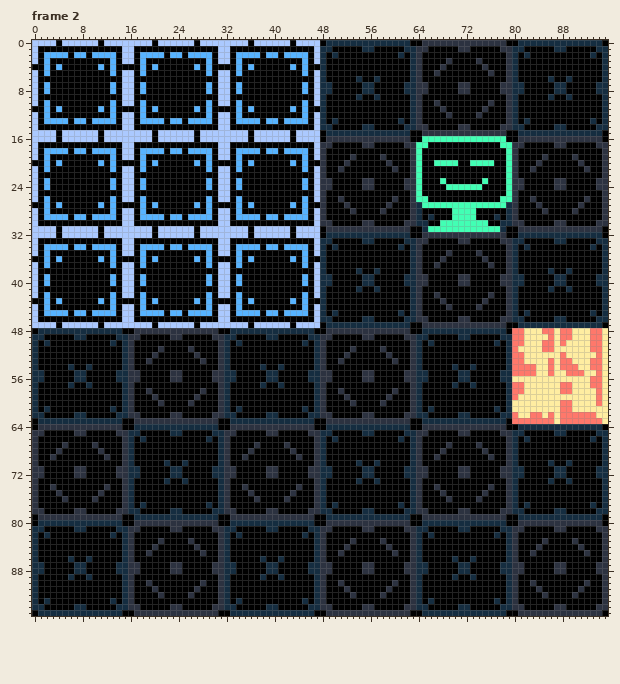
Edited in one commit: pixel-art file (assets/tilemap/character.aseprite). Above, as it was before the edit.
96x96 pixels, 4 frames. Shown: frame 2. The commit also changed other frames, which this record leaves out.
After the commit:
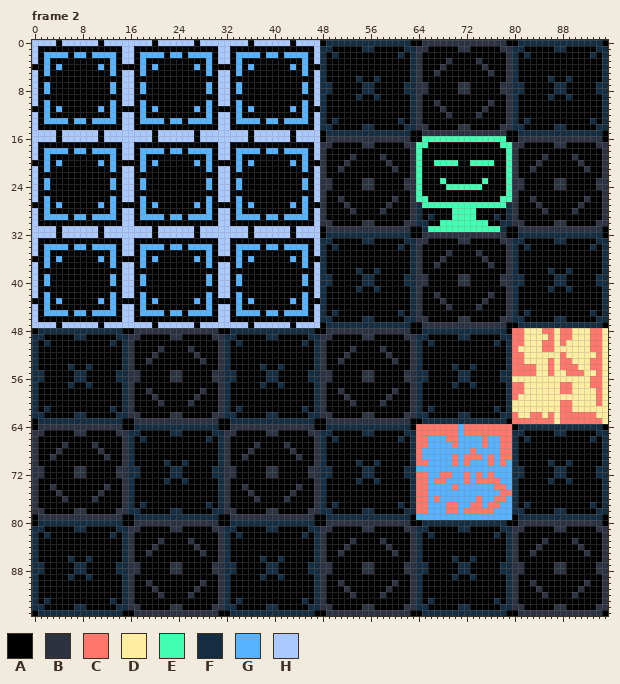
Palette (. is transparent): A #000000  B #2c3240  C #ff786b  D #ffeda1  E #42ffb4  F #152d40  G #57b3ff  H #abc9ff
Edits made:
layer "Layer 1" added
Frame 2, layer "Layer 1":
y 64: x 64..79 ABBBBBBBBBBBBBBA -> CCCCCCCGCCCCCCCC
y 65: x 64..79 BBAAAAABBAAAAABB -> CCCCCCCGCCCCCCCC
y 66: x 64..79 BAAAAAAAAAAAAAAB -> CCGGGCCGGGGCGGCC
y 67: x 64..79 BAAAABAAAABAAAAB -> CCGGGGCGGGGCGGCC
y 68: x 64..79 BAAABAAAAAABAAAB -> CGGGGGGGGCGGGGCC
y 69: x 64..79 BAABAAAAAAAABAAB -> CGGGGGCGCCCGCGCC
y 70: x 64..79 BAAAAAAAAAAAAAAB -> CCGGGGCGCGGGCGCG
y 71: x 64..79 BBAAAAABBAAAAABB -> GGGGGGGGGGGGGGGG
y 72: x 64..79 BBAAAAABBAAAAABB -> CCGGCCGGCGCGCGGG
y 73: x 64..79 BAAAAAAAAAAAAAAB -> CCGCCGGGCGCCCCGG
y 74: x 64..79 BAABAAAAAAAABAAB -> CCGGGGCGGGGGGCCG
y 75: x 64..79 BAAABAAAAAABAAAB -> CCGGGGGGGGGGGGCC
y 76: x 64..79 BAAAABAAAABAAAAB -> CCGCGGGGGGCGGCCG
y 77: x 64..79 BAAAAAAAAAAAAAAB -> CCGGGCCGGCCGCCGG
y 78: x 64..79 BBAAAAABBAAAAABB -> CCGGGCCGCCCCCGGG
y 79: x 64..79 ABBBBBBBBBBBBBBA -> GGGGGGGGGGGGGGGG
Changed places in both pictures, as pixel boxes (x1, y1, x2, y2):
changed: (416, 424, 512, 520)
